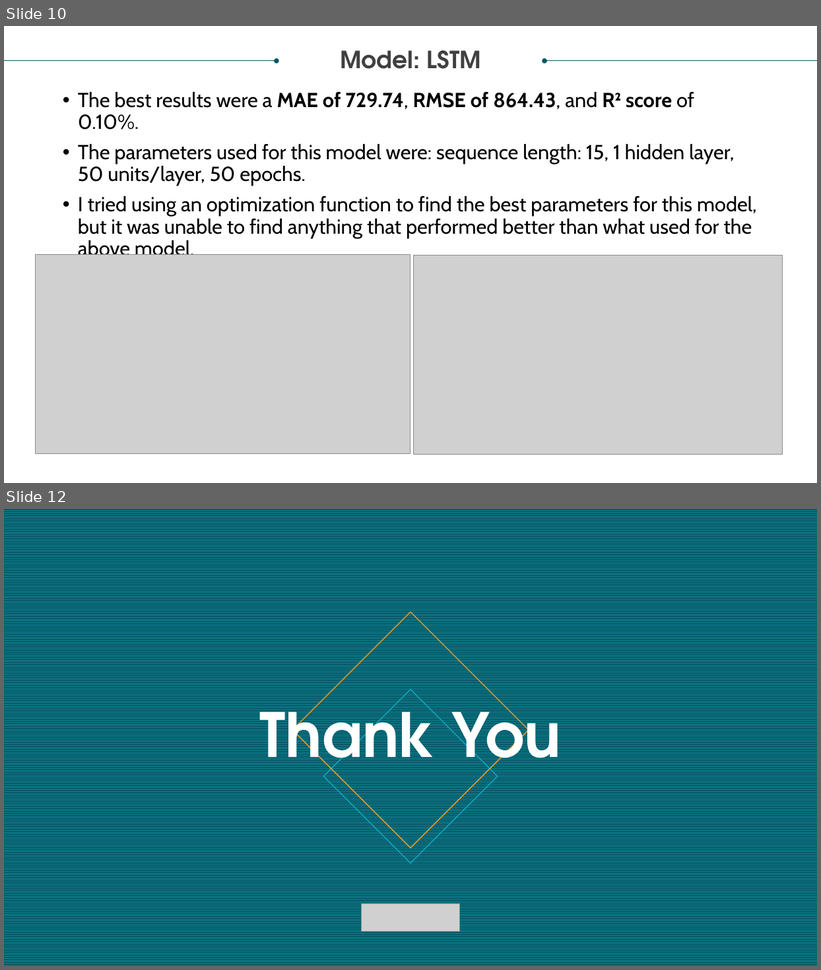
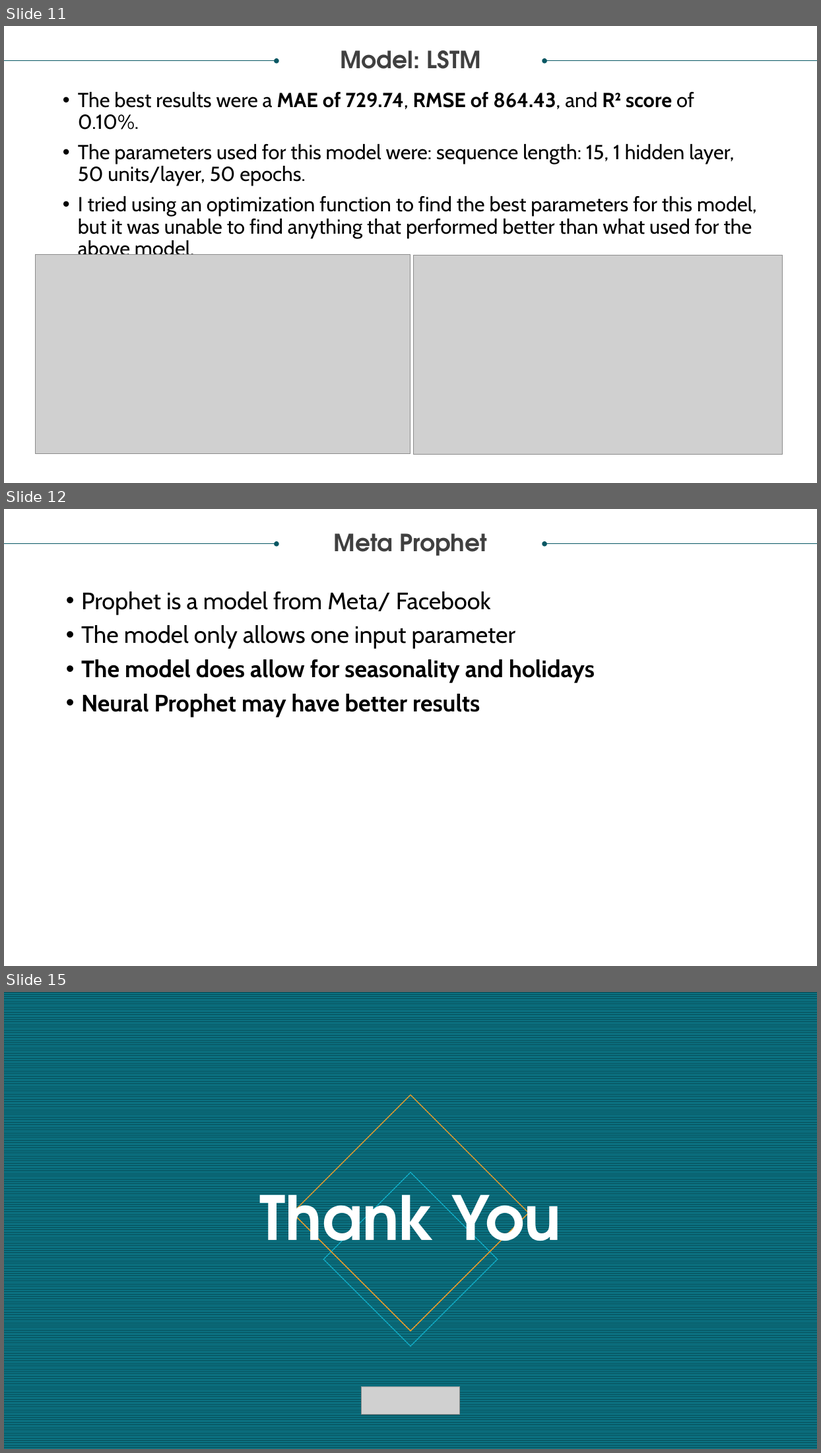
Before and after one commit to jcbritton/Weather_vs_Energy_Consumption, a slide deck: Project 4 Presentation.pptx. Shown one above the other, each under a label of ours: slides 10 and 12 before the commit, slides 11, 12 and 15 after it; the slides between them are not shown. The pictures are 821x970 and 821x1453 pixels, drawn with LibreOffice and Linux fonts; fonts in the diff are those of the drawing; grey boxes stand for pictures. Boxes give left, top, right and bottom in pixels: in the first picture for what was removed or moved away, otherwise in the second. Text is boxed around its words. In the diff, an @@ line names an element or a change of style, - is before the commit and + after.

Commit message:
Update with Prophet
Added my slides

```diff
--- a/Project 4 Presentation.pptx
+++ b/Project 4 Presentation.pptx
@@ slide 12 added at (x1=4, y1=509, x2=817, y2=966), background #FFFFFF @@
@@ arrow added from (4, 544) to (277, 544), #085764 0.5 pt @@
@@ text added at (x1=334, y1=533, x2=487, y2=556), 28 pt, text #404040, bold @@
+Meta Prophet
@@ arrow added from (817, 544) to (545, 544), #085764 0.5 pt @@
@@ text added at (x1=81, y1=591, x2=595, y2=717), 28 pt, text #000000, bold @@
+• Prophet is a model from Meta/ Facebook
+• The model only allows one input parameter
+• The model does allow for seasonality and holidays
+• Neural Prophet may have better results
@@ what was slide 10 is now slide 11 @@
@@ what was slide 12 is now slide 15 @@
```
Also in this commit, not shown: 2 other slides added.
